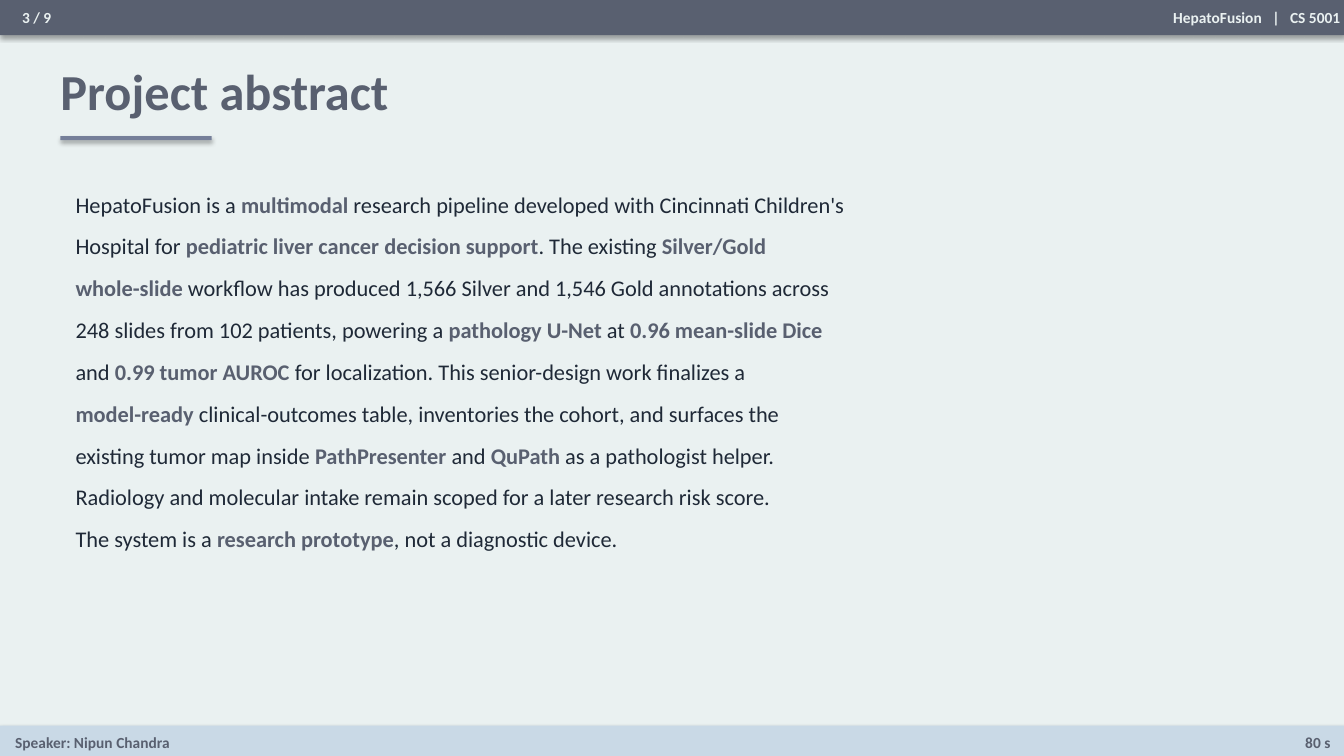
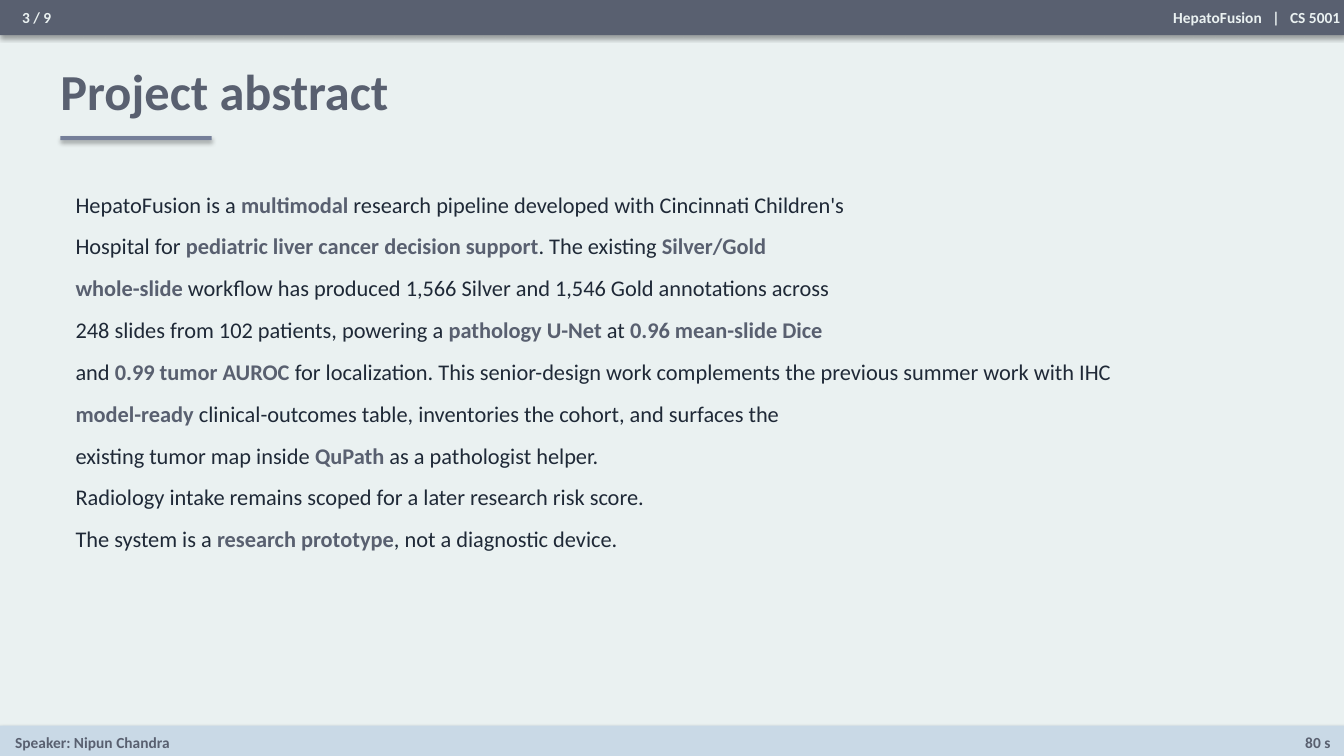
Before and after one commit to ShivamKGate/CS-Senior-Design-I-II, a slide deck: slide 3 of Presentation/HepatoFusion_Draft_Deck.pptx. Drawn at 1344x756 pixels with LibreOffice and Linux fonts; fonts in the diff are those of the drawing. Boxes give left, top, right and bottom in pixels: in the first picture for what was removed or moved away, otherwise in the second. Text is boxed around its words. In the diff, an @@ line names an element or a change of style, - is before the commit and + after.

```diff
--- a/Presentation/HepatoFusion_Draft_Deck.pptx
+++ b/Presentation/HepatoFusion_Draft_Deck.pptx
@@ text at (x1=76, y1=364, x2=1110, y2=384): text changed @@
-and 0.99 tumor AUROC for localization. This senior-design work finalizes a
+and 0.99 tumor AUROC for localization. This senior-design work complements the previous summer work with IHC
@@ text at (x1=76, y1=448, x2=644, y2=509): text changed @@
-existing tumor map inside PathPresenter and QuPath as a pathologist helper.
-Radiology and molecular intake remain scoped for a later research risk score.
+existing tumor map inside QuPath as a pathologist helper.
+Radiology intake remains scoped for a later research risk score.
```
Also in this commit, not shown: 6 other slides changed.
